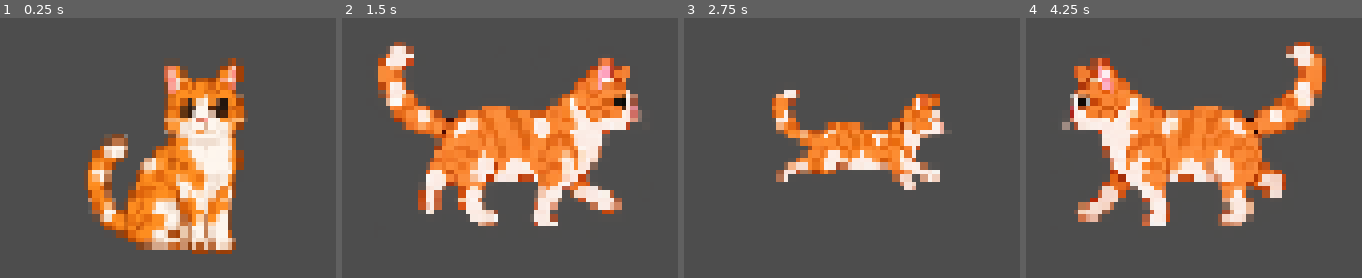
Above: before the commit, frames 1-4 (left to right).
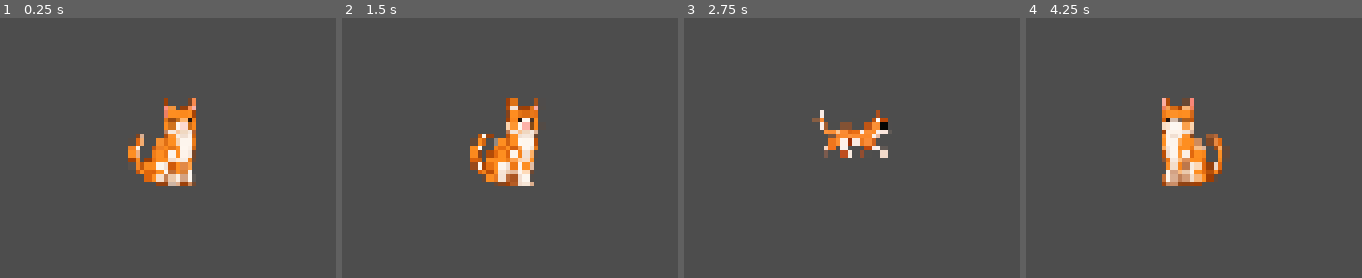
Above: after the commit, the same moments.

Repository: kauanylima-sys/JogoGatoCerveja
Game: Godot game, scene res://cerveja.tscn
Same seed, same stepped clock (60 frames per second), same inputs: the game is played once before the commit and once after it. The project has no main scene, so this scene is started directly.
Inputs:
- Up to frame 1 (0.25 s): no input
- Up to frame 2 (1.5 s): hold Right 0.53-1.28 s; tap S (sul) at 0.6 s; tap E (procurar, bound only after the commit) at 0.8, 1.35 s; hold Down from 1.28 s (still down)
- Up to frame 3 (2.75 s): tap S (sul) at 1.55 s; release Down at 2.03 s; hold Right from 2.03 s (still down); hold Shift (correr) from 2.03 s (still down); tap E (procurar, bound only after the commit) at 2.3 s
- Up to frame 4 (4.25 s): release Right at 2.78 s; release Shift (correr) at 2.78 s; hold Up 2.78-3.53 s; tap D (leste) at 2.85 s; tap S (sul) at 3.05 s; hold Left from 3.53 s (still down); tap W (norte) at 3.6 s; tap E (procurar, bound only after the commit) at 3.8 s

The runs differ from the first frame. In frame 1, 22% of the frame differs, in the area x 25-74%, y 15-91%; in frame 2, 26%; in frame 3, 10%; in frame 4, 26%, in the area x 10-90%, y 9-80%.

Commit message:
Script personagem

Diff:
--- a/jogo/cerveja.gd
+++ b/jogo/cerveja.gd
@@ -5,8 +5,14 @@
 const VIDA_MAXIMA = 3
 
 const TEMPO_PARA_PISCAR = 4.0
-const TEMPO_PARA_LAMBER = 7.0
-const TEMPO_PARA_ACHAR_PEIXE = 20.0
+const TEMPO_PARA_ACHAR_PEIXE = 60.0
+const TEMPO_AVISO = 10.0
+
+const RAIO_BUSCA = 40.0
+
+const FATOR_TAMANHO = 0.5
+
+const ZOOM_CAMERA = Vector2(3.5, 3.5)
 
 const ESCALAS = {
 	"idle": 0.3,
@@ -27,9 +33,12 @@
 var machucado = false
 var morto = false
 var venceu = false
+var buscando = false
 var vida = VIDA_MAXIMA
 var tempo_restante = TEMPO_PARA_ACHAR_PEIXE
 var posicao_inicial = Vector2.ZERO
+var avisando = false
+var tween_aviso: Tween
 
 
 func _ready():
@@ -39,8 +48,22 @@
 	_criar_acao("oeste", [KEY_A, KEY_LEFT])
 	_criar_acao("leste", [KEY_D, KEY_RIGHT])
 	_criar_acao("correr", [KEY_SHIFT])
+	_criar_acao("procurar", [KEY_E])
+	for nome in ["blink", "lick", "hurt"]:
+		if anim.sprite_frames.has_animation(nome):
+			anim.sprite_frames.set_animation_loop(nome, false)
 	anim.animation_finished.connect(_ao_terminar_animacao)
+	_configurar_camera()
 	_tocar("idle")
+
+
+func _configurar_camera():
+	var camera = get_viewport().get_camera_2d()
+	if camera == null:
+		camera = Camera2D.new()
+		add_child(camera)
+		camera.make_current()
+	camera.zoom = ZOOM_CAMERA
 
 
 func _physics_process(delta):
@@ -53,6 +76,18 @@
 	tempo_restante -= delta
 	if tempo_restante <= 0.0:
 		_perder_vida_por_tempo()
+		return
+
+	if tempo_restante <= TEMPO_AVISO and not avisando:
+		_iniciar_aviso()
+
+	if buscando:
+		velocity = Vector2.ZERO
+		move_and_slide()
+		return
+
+	if Input.is_action_just_pressed("procurar"):
+		_procurar()
 		return
 
 	var direcao = Input.get_vector("oeste", "leste", "norte", "sul")
@@ -86,6 +121,7 @@
 		_machucar()
 	elif tipo == "peixe":
 		tempo_restante = TEMPO_PARA_ACHAR_PEIXE
+		_parar_aviso()
 		vida = min(vida + 1, VIDA_MAXIMA)
 		var restantes = get_tree().get_nodes_in_group("peixe").size()
 		print("Nhac! Vida: ", vida, " | Peixes restantes: ", restantes)
@@ -93,9 +129,51 @@
 			_passar_de_fase()
 
 
+func _procurar():
+	buscando = true
+	fazendo_ocioso = false
+	tempo_parado = 0.0
+	velocity = Vector2.ZERO
+	_tocar("idle")
+
+	var tween = create_tween()
+	tween.tween_property(anim, "rotation_degrees", -8.0, 0.2)
+	tween.tween_property(anim, "rotation_degrees", 8.0, 0.4)
+	tween.tween_property(anim, "rotation_degrees", 0.0, 0.2)
+	tween.set_loops(2)
+	await tween.finished
+
+	anim.rotation_degrees = 0.0
+	buscando = false
+
+	if morto or venceu:
+		return
+
+	if _revelar_peixe_proximo():
+		print("Achou um peixe!")
+	else:
+		print("Nada por aqui...")
+
+
+func _revelar_peixe_proximo() -> bool:
+	for no in get_tree().get_nodes_in_group("peixe"):
+		var peixe = no as Node2D
+		if peixe == null or peixe.visible:
+			continue
+		if global_position.distance_to(peixe.global_position) <= RAIO_BUSCA:
+			peixe.modulate.a = 0.0
+			peixe.show()
+			if "monitoring" in peixe:
+				peixe.set_deferred("monitoring", true)
+			create_tween().tween_property(peixe, "modulate:a", 1.0, 0.3)
+			return true
+	return false
+
+
 func _passar_de_fase():
 	venceu = true
 	fazendo_ocioso = false
+	_parar_aviso()
 	print("Todos os peixes! Próxima fase...")
 	_tocar("lick")
 	await get_tree().create_timer(1.5).timeout
@@ -105,7 +183,6 @@
 		print("Vitoria!!")
 		return
 	get_tree().change_scene_to_file(caminho)
-
 
 
 func _caminho_da_proxima_fase() -> String:
@@ -126,10 +203,26 @@
 	return ""
 
 
+func _iniciar_aviso():
+	avisando = true
+	tween_aviso = create_tween().set_loops()
+	tween_aviso.tween_property(anim, "modulate", Color(1, 0.4, 0.4), 0.3)
+	tween_aviso.tween_property(anim, "modulate", Color.WHITE, 0.3)
+
+
+func _parar_aviso():
+	avisando = false
+	if tween_aviso:
+		tween_aviso.kill()
+	anim.modulate = Color.WHITE
+
+
 func _machucar():
 	if machucado:
 		return
+	_parar_aviso()
 	machucado = true
+	buscando = false
 	fazendo_ocioso = false
 	tempo_parado = 0.0
 	_tocar("hurt")
@@ -142,6 +235,7 @@
 
 func _perder_vida_por_tempo():
 	vida -= 1
+	_parar_aviso()
 	print("Tempo esgotado! Vida: ", vida)
 
 	if vida <= 0:
@@ -153,7 +247,9 @@
 
 	global_position = posicao_inicial
 	tempo_restante = TEMPO_PARA_ACHAR_PEIXE
-	_machucar()
+	tempo_parado = 0.0
+	fazendo_ocioso = false
+	_tocar("idle")
 
 
 func _atualizar_parado(delta):
@@ -162,13 +258,9 @@
 
 	tempo_parado += delta
 
-	if tempo_parado >= TEMPO_PARA_LAMBER:
+	if tempo_parado >= TEMPO_PARA_PISCAR and anim.animation == "idle":
 		fazendo_ocioso = true
-		tempo_parado = 0.0
-		_tocar("lick", false)
-	elif tempo_parado >= TEMPO_PARA_PISCAR and anim.animation == "idle":
-		fazendo_ocioso = true
-		_tocar("blink", false)
+		_tocar("blink")
 	elif anim.animation != "idle":
 		_tocar("idle")
 
@@ -179,8 +271,11 @@
 	if anim.animation == "hurt":
 		machucado = false
 		_tocar("idle")
-	elif anim.animation == "blink" or anim.animation == "lick":
+	elif anim.animation == "blink":
+		_tocar("lick")
+	elif anim.animation == "lick":
 		fazendo_ocioso = false
+		tempo_parado = 0.0
 		_tocar("idle")
 
 
@@ -198,7 +293,7 @@
 		InputMap.action_add_event(nome, evento)
 
 
-func _tocar(nome: String, reiniciar: bool = true):
-	anim.scale = Vector2.ONE * ESCALAS.get(nome, 0.3)
-	if reiniciar or anim.animation != nome:
+func _tocar(nome: String):
+	anim.scale = Vector2.ONE * ESCALAS.get(nome, 0.3) * FATOR_TAMANHO
+	if anim.animation != nome or not anim.is_playing():
 		anim.play(nome)
--- a/jogo/cerveja.tscn
+++ b/jogo/cerveja.tscn
@@ -39,22 +39,21 @@
 [ext_resource type="Texture2D" uid="uid://neo1xjl07iwm" path="res://assets/sprite_pack_cat/run/run_09.png" id="36_gc4p7"]
 [ext_resource type="Texture2D" uid="uid://celmrma7nfp5n" path="res://assets/sprite_pack_cat/run/run_10.png" id="37_xaq7i"]
 [ext_resource type="Texture2D" uid="uid://du2uf6dtubqnr" path="res://assets/sprite_pack_cat/run/run_11.png" id="38_xoc42"]
-[ext_resource type="Texture2D" uid="uid://cqb17jxp1r2hv" path="res://assets/sprite_pack_cat/walk/cat_walk_00.png" id="39_upvc7"]
-[ext_resource type="Texture2D" uid="uid://dxrcyuw3j80ou" path="res://assets/sprite_pack_cat/walk/cat_walk_01.png" id="40_2601i"]
-[ext_resource type="Texture2D" uid="uid://cox6fbmgt4edn" path="res://assets/sprite_pack_cat/walk/cat_walk_02.png" id="41_en6l4"]
-[ext_resource type="Texture2D" uid="uid://460dk6wfagjy" path="res://assets/sprite_pack_cat/walk/cat_walk_03.png" id="42_yeuke"]
-[ext_resource type="Texture2D" uid="uid://cynh73eocal2e" path="res://assets/walk/cat_walk_04.png" id="43_8u0ji"]
-[ext_resource type="Texture2D" uid="uid://6vnjb327jidu" path="res://assets/walk/cat_walk_05.png" id="44_ankfa"]
-[ext_resource type="Texture2D" uid="uid://dt0k7a5ksulqf" path="res://assets/walk/cat_walk_06.png" id="45_li1gk"]
-[ext_resource type="Texture2D" uid="uid://ttck3mva4v25" path="res://assets/walk/cat_walk_07.png" id="46_7twju"]
-[ext_resource type="Texture2D" uid="uid://cycyqhbqqyd0f" path="res://assets/walk/cat_walk_08.png" id="47_ohhtd"]
-[ext_resource type="Texture2D" uid="uid://bfnu8sv4ypvcf" path="res://assets/walk/cat_walk_09.png" id="48_pckvc"]
-[ext_resource type="Texture2D" uid="uid://cv3wmy17qwobn" path="res://assets/walk/cat_walk_10.png" id="49_35iu3"]
-[ext_resource type="Texture2D" uid="uid://ovppyhh602cd" path="res://assets/walk/cat_walk_12.png" id="50_xdj02"]
-[ext_resource type="Texture2D" uid="uid://b5jghc7gemre4" path="res://assets/walk/cat_walk_11.png" id="51_pquhf"]
-[ext_resource type="Texture2D" uid="uid://b4qo5rhm74ek0" path="res://assets/walk/cat_walk_13.png" id="52_0k0x3"]
-[ext_resource type="Texture2D" uid="uid://dtlxba7d5sixk" path="res://assets/walk/cat_walk_14.png" id="53_pjx26"]
-[ext_resource type="Texture2D" uid="uid://dk04u0xeegcw5" path="res://assets/walk/cat_walk_15.png" id="54_tsxhf"]
+[ext_resource type="Texture2D" uid="uid://cqb17jxp1r2hv" path="res://assets/sprite_pack_cat/walk/cat_walk_00.png" id="40_eebx8"]
+[ext_resource type="Texture2D" uid="uid://dxrcyuw3j80ou" path="res://assets/sprite_pack_cat/walk/cat_walk_01.png" id="41_mq83j"]
+[ext_resource type="Texture2D" uid="uid://460dk6wfagjy" path="res://assets/sprite_pack_cat/walk/cat_walk_03.png" id="42_1pgoi"]
+[ext_resource type="Texture2D" uid="uid://cynh73eocal2e" path="res://assets/sprite_pack_cat/walk/cat_walk_04.png" id="43_5ovxj"]
+[ext_resource type="Texture2D" uid="uid://6vnjb327jidu" path="res://assets/sprite_pack_cat/walk/cat_walk_05.png" id="44_7r07p"]
+[ext_resource type="Texture2D" uid="uid://dt0k7a5ksulqf" path="res://assets/sprite_pack_cat/walk/cat_walk_06.png" id="45_sthmp"]
+[ext_resource type="Texture2D" uid="uid://ttck3mva4v25" path="res://assets/sprite_pack_cat/walk/cat_walk_07.png" id="46_f1g6w"]
+[ext_resource type="Texture2D" uid="uid://cycyqhbqqyd0f" path="res://assets/sprite_pack_cat/walk/cat_walk_08.png" id="47_cidtu"]
+[ext_resource type="Texture2D" uid="uid://bfnu8sv4ypvcf" path="res://assets/sprite_pack_cat/walk/cat_walk_09.png" id="48_xbffd"]
+[ext_resource type="Texture2D" uid="uid://cv3wmy17qwobn" path="res://assets/sprite_pack_cat/walk/cat_walk_10.png" id="49_gc4p7"]
+[ext_resource type="Texture2D" uid="uid://ovppyhh602cd" path="res://assets/sprite_pack_cat/walk/cat_walk_12.png" id="50_xaq7i"]
+[ext_resource type="Texture2D" uid="uid://b5jghc7gemre4" path="res://assets/sprite_pack_cat/walk/cat_walk_11.png" id="51_xoc42"]
+[ext_resource type="Texture2D" uid="uid://b4qo5rhm74ek0" path="res://assets/sprite_pack_cat/walk/cat_walk_13.png" id="52_upvc7"]
+[ext_resource type="Texture2D" uid="uid://dtlxba7d5sixk" path="res://assets/sprite_pack_cat/walk/cat_walk_14.png" id="53_2601i"]
+[ext_resource type="Texture2D" uid="uid://dk04u0xeegcw5" path="res://assets/sprite_pack_cat/walk/cat_walk_15.png" id="54_en6l4"]
 
 [sub_resource type="SpriteFrames" id="SpriteFrames_oi2um"]
 animations = [{
@@ -199,52 +198,52 @@
 }, {
 "frames": [{
 "duration": 1.0,
-"texture": ExtResource("39_upvc7")
-}, {
-"duration": 1.0,
-"texture": ExtResource("40_2601i")
-}, {
-"duration": 1.0,
-"texture": ExtResource("41_en6l4")
-}, {
-"duration": 1.0,
-"texture": ExtResource("42_yeuke")
-}, {
-"duration": 1.0,
-"texture": ExtResource("43_8u0ji")
-}, {
-"duration": 1.0,
-"texture": ExtResource("44_ankfa")
-}, {
-"duration": 1.0,
-"texture": ExtResource("45_li1gk")
-}, {
-"duration": 1.0,
-"texture": ExtResource("46_7twju")
-}, {
-"duration": 1.0,
-"texture": ExtResource("47_ohhtd")
-}, {
-"duration": 1.0,
-"texture": ExtResource("48_pckvc")
-}, {
-"duration": 1.0,
-"texture": ExtResource("49_35iu3")
-}, {
-"duration": 1.0,
-"texture": ExtResource("50_xdj02")
-}, {
-"duration": 1.0,
-"texture": ExtResource("51_pquhf")
-}, {
-"duration": 1.0,
-"texture": ExtResource("52_0k0x3")
-}, {
-"duration": 1.0,
-"texture": ExtResource("53_pjx26")
-}, {
-"duration": 1.0,
-"texture": ExtResource("54_tsxhf")
+"texture": ExtResource("40_eebx8")
+}, {
+"duration": 1.0,
+"texture": ExtResource("41_mq83j")
+}, {
+"duration": 1.0,
+"texture": ExtResource("42_1pgoi")
+}, {
+"duration": 1.0,
+"texture": ExtResource("42_1pgoi")
+}, {
+"duration": 1.0,
+"texture": ExtResource("43_5ovxj")
+}, {
+"duration": 1.0,
+"texture": ExtResource("44_7r07p")
+}, {
+"duration": 1.0,
+"texture": ExtResource("45_sthmp")
+}, {
+"duration": 1.0,
+"texture": ExtResource("46_f1g6w")
+}, {
+"duration": 1.0,
+"texture": ExtResource("47_cidtu")
+}, {
+"duration": 1.0,
+"texture": ExtResource("48_xbffd")
+}, {
+"duration": 1.0,
+"texture": ExtResource("49_gc4p7")
+}, {
+"duration": 1.0,
+"texture": ExtResource("50_xaq7i")
+}, {
+"duration": 1.0,
+"texture": ExtResource("51_xoc42")
+}, {
+"duration": 1.0,
+"texture": ExtResource("52_upvc7")
+}, {
+"duration": 1.0,
+"texture": ExtResource("53_2601i")
+}, {
+"duration": 1.0,
+"texture": ExtResource("54_en6l4")
 }],
 "loop": 1,
 "name": &"walk",
@@ -263,8 +262,8 @@
 position = Vector2(2.6206954, 2.0507295)
 scale = Vector2(0.313, 0.3)
 sprite_frames = SubResource("SpriteFrames_oi2um")
-animation = &"idle"
-frame_progress = 0.29982778
+animation = &"walk"
+frame_progress = 0.5373329
 
 [node name="CollisionShape2D" type="CollisionShape2D" parent="." unique_id=1051260715]
 position = Vector2(2.5, 4)
Binary file removed: jogo/assets/blink/blink_00.png
Not shown, removed: jogo/assets/blink/blink_00.png.import
Binary file removed: jogo/assets/blink/blink_01.png
Not shown, removed: jogo/assets/blink/blink_01.png.import
Binary file removed: jogo/assets/blink/blink_02.png
Not shown, removed: jogo/assets/blink/blink_02.png.import
Binary file removed: jogo/assets/blink/blink_03.png
Not shown, removed: jogo/assets/blink/blink_03.png.import
Binary file removed: jogo/assets/blink/blink_04.png
Not shown, removed: jogo/assets/blink/blink_04.png.import
Binary file removed: jogo/assets/blink/blink_05.png
Not shown, removed: jogo/assets/blink/blink_05.png.import
(and 116 more such lines)
